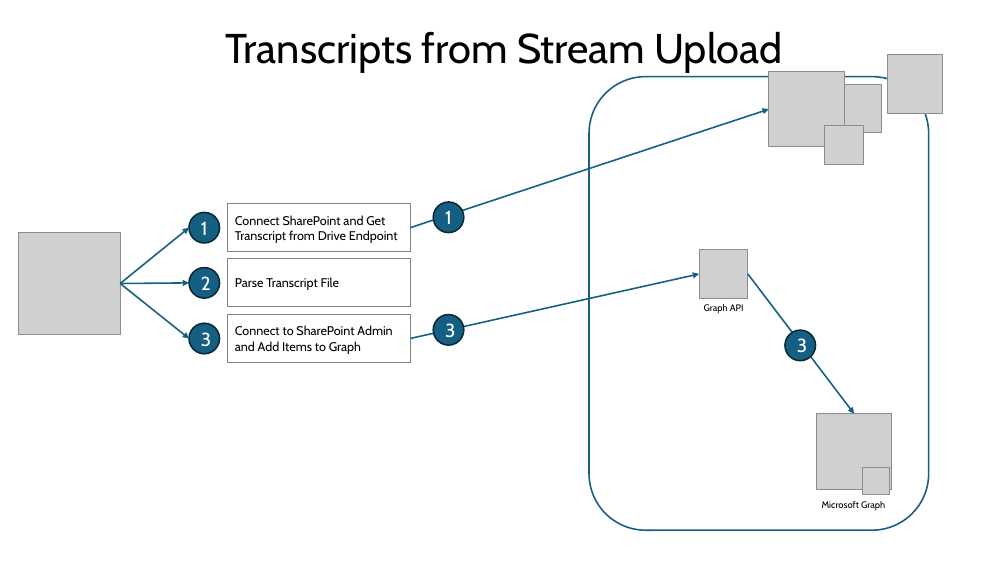
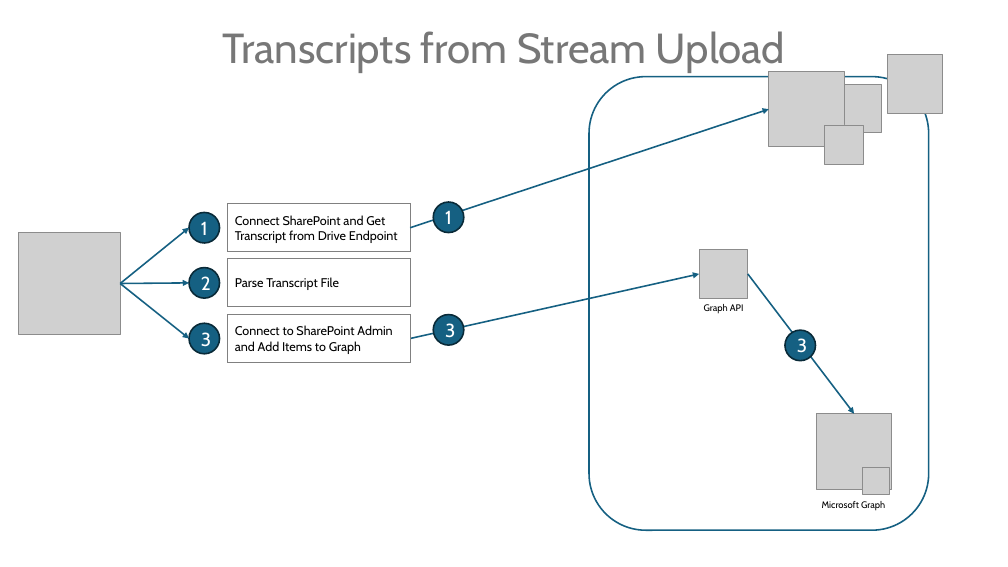
Before and after one commit to jameswh3/Teams-Transcripts-to-Graph-PowerShell, a slide deck: slide 2 of Resources/Transcripts to Graph.pptx. Drawn at 1008x567 pixels with LibreOffice and Linux fonts; fonts in the diff are those of the drawing; grey boxes stand for pictures. Boxes give left, top, right and bottom in pixels: in the first picture for what was removed or moved away, otherwise in the second. Text is boxed around its words. In the diff, an @@ line names an element or a change of style, - is before the commit and + after.

```diff
--- a/Resources/Transcripts to Graph.pptx
+++ b/Resources/Transcripts to Graph.pptx
@@ title "Transcripts from Stream Upload" at (223, 31, 785, 73): size 39.6 to 40 pt, text colour #000000 to #777777, letter outline #F2F2F2 0.75 pt to none @@
```
Also in this commit, not shown: 1 other slide changed, 3 other files.
